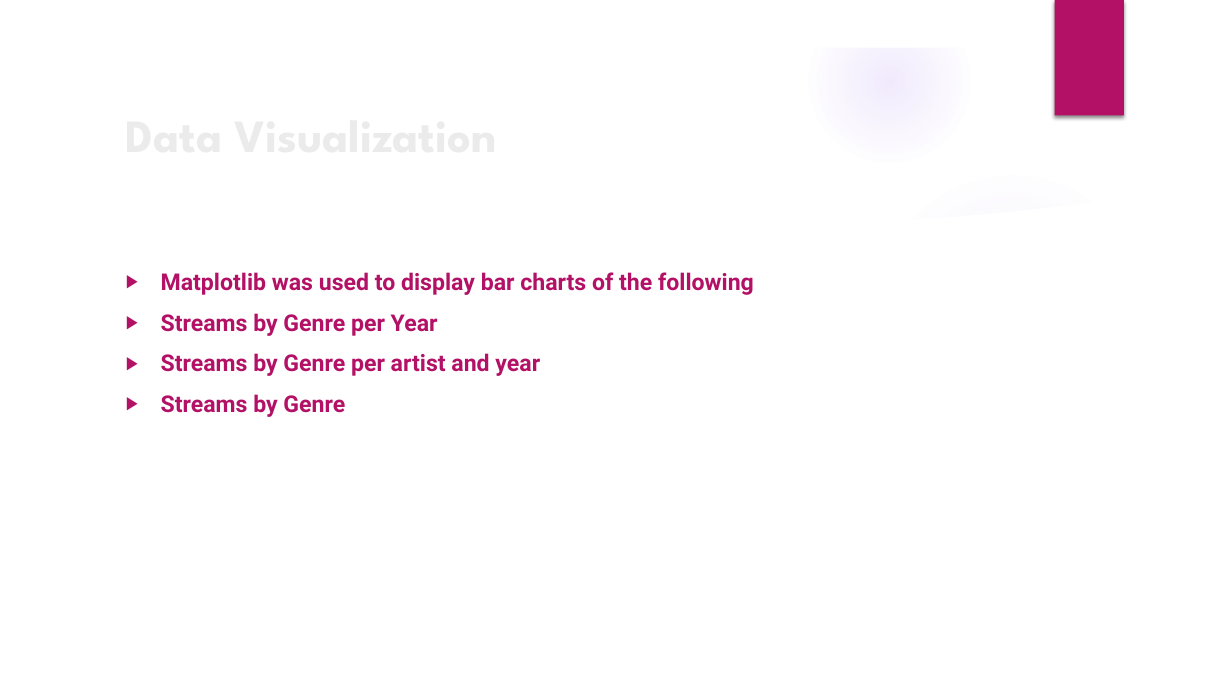
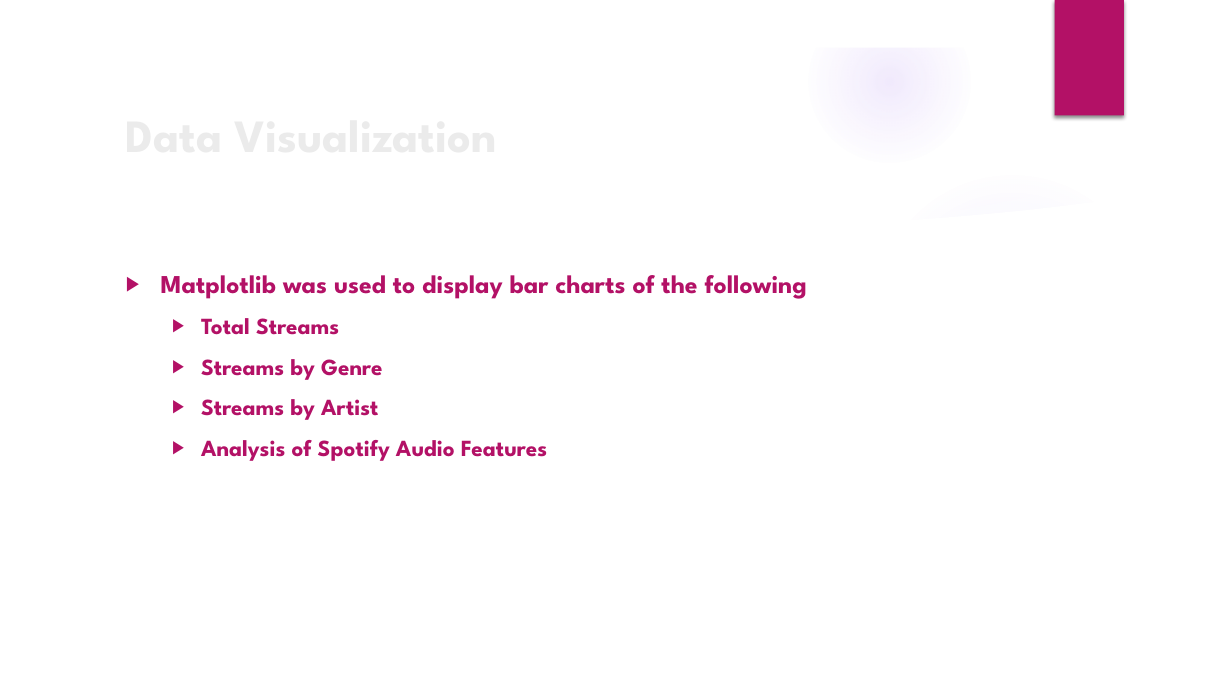
Before and after one commit to The-Music-Notes/Music_Data, a slide deck: slide 6 of Music Notes 2024.pptx. Drawn at 1232x693 pixels with LibreOffice and Linux fonts; fonts in the diff are those of the drawing; background and template pictures are left out. Boxes give left, top, right and bottom in pixels: in the first picture for what was removed or moved away, otherwise in the second. Text is boxed around its words. In the diff, an @@ line names an element or a change of style, - is before the commit and + after.

```diff
--- a/Music Notes 2024.pptx
+++ b/Music Notes 2024.pptx
@@ text at [161,275,807,380]: size 18 to 20 pt in "Matplotlib was used to display bar charts ..."; font Roboto to League Spartan in "Matplotlib was used to display bar charts ...", "Streams by Genre"; list level 1 to 2 in "Streams by Genre" @@
@@ text at [201,318,339,335]: text changed; font Roboto to League Spartan @@
-▶ Streams by Genre per Year
-▶ Streams by Genre per artist and year
+  ▶ Total Streams
@@ text at [201,399,547,461]: paragraphs added @@
+  ▶ Streams by Artist
+  ▶ Analysis of Spotify Audio Features
```
Also in this commit, not shown: 13 other slides changed, 1 slide added, 1 slide removed, 1 other file.
